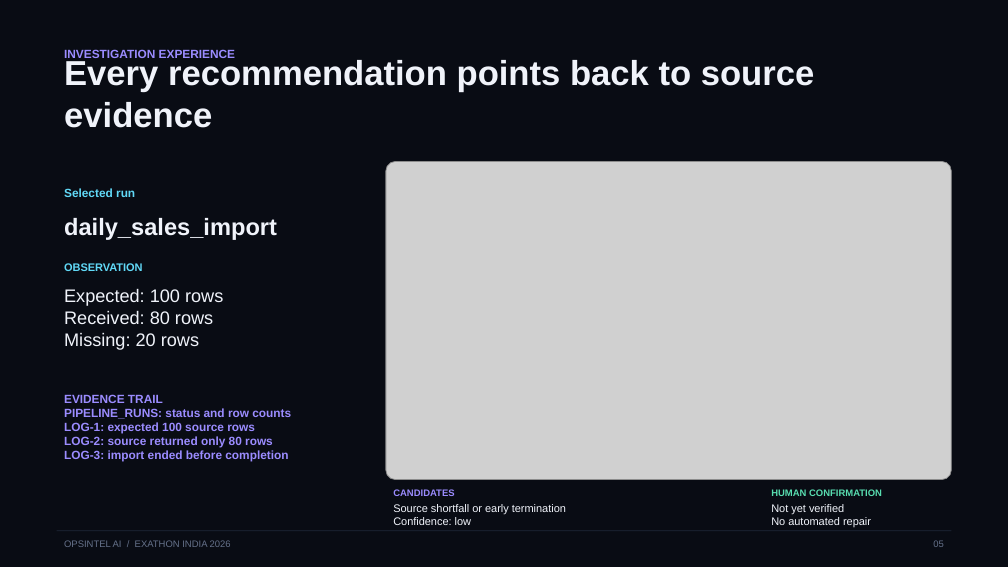
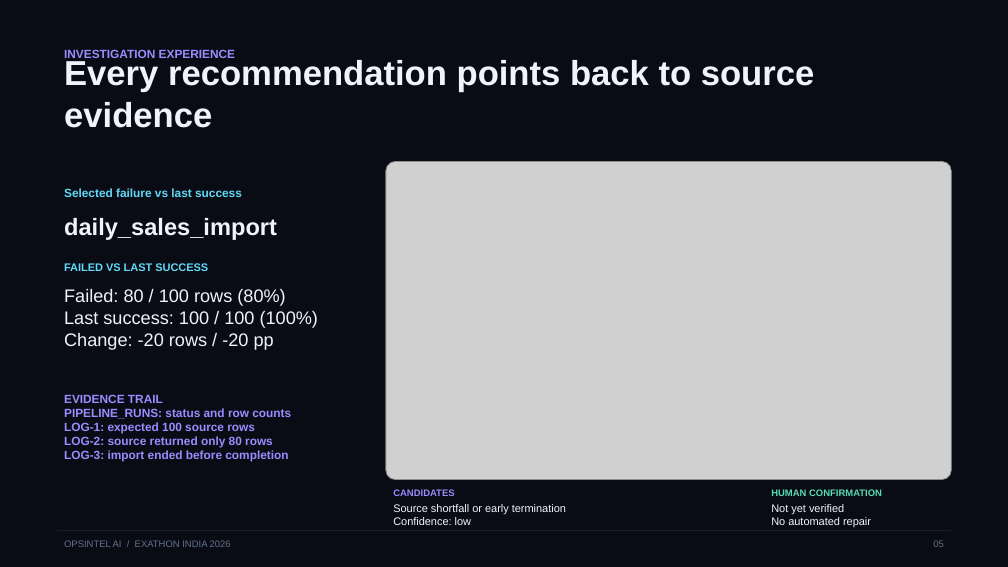
Before and after one commit to Anafa-thabassum/opsintel-ai, a slide deck: slide 5 of submission/opsintel-ai-pitch-deck.pptx. Drawn at 1008x567 pixels with LibreOffice and Linux fonts; fonts in the diff are those of the drawing; grey boxes stand for pictures. Boxes give left, top, right and bottom in pixels: in the first picture for what was removed or moved away, otherwise in the second. Text is boxed around its words. In the diff, an @@ line names an element or a change of style, - is before the commit and + after.

Commit message:
Add failed-run comparison and evidence tracing

```diff
--- a/submission/opsintel-ai-pitch-deck.pptx
+++ b/submission/opsintel-ai-pitch-deck.pptx
@@ text at box(64, 188, 242, 197): text changed @@
-Selected run
+Selected failure vs last success
@@ text at box(64, 263, 208, 271): text changed @@
-OBSERVATION
+FAILED VS LAST SUCCESS
@@ text at box(64, 289, 318, 350): text changed @@
-Expected: 100 rows
-Received: 80 rows
-Missing: 20 rows
+Failed: 80 / 100 rows (80%)
+Last success: 100 / 100 (100%)
+Change: -20 rows / -20 pp
```
Also in this commit, not shown: 2 other slides changed, 20 other files.
